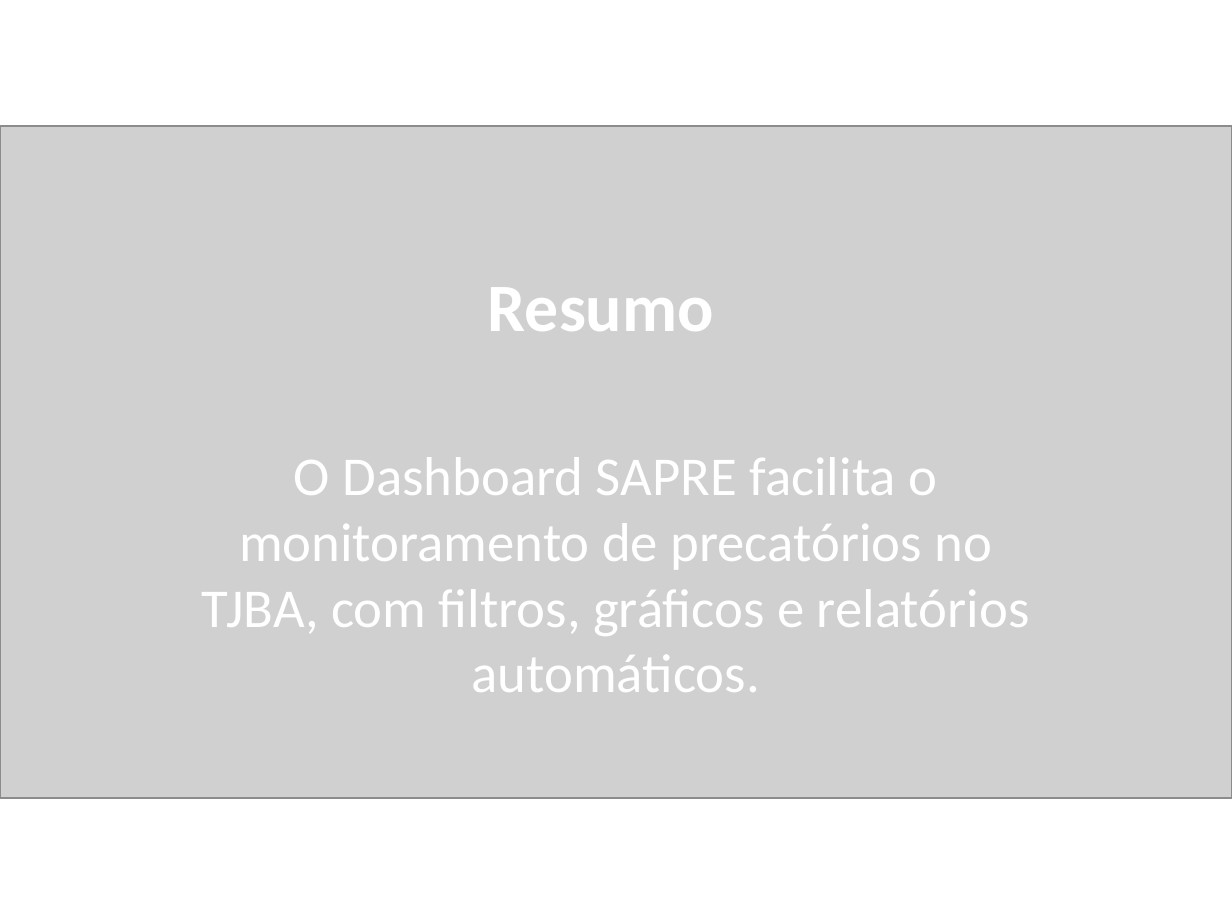
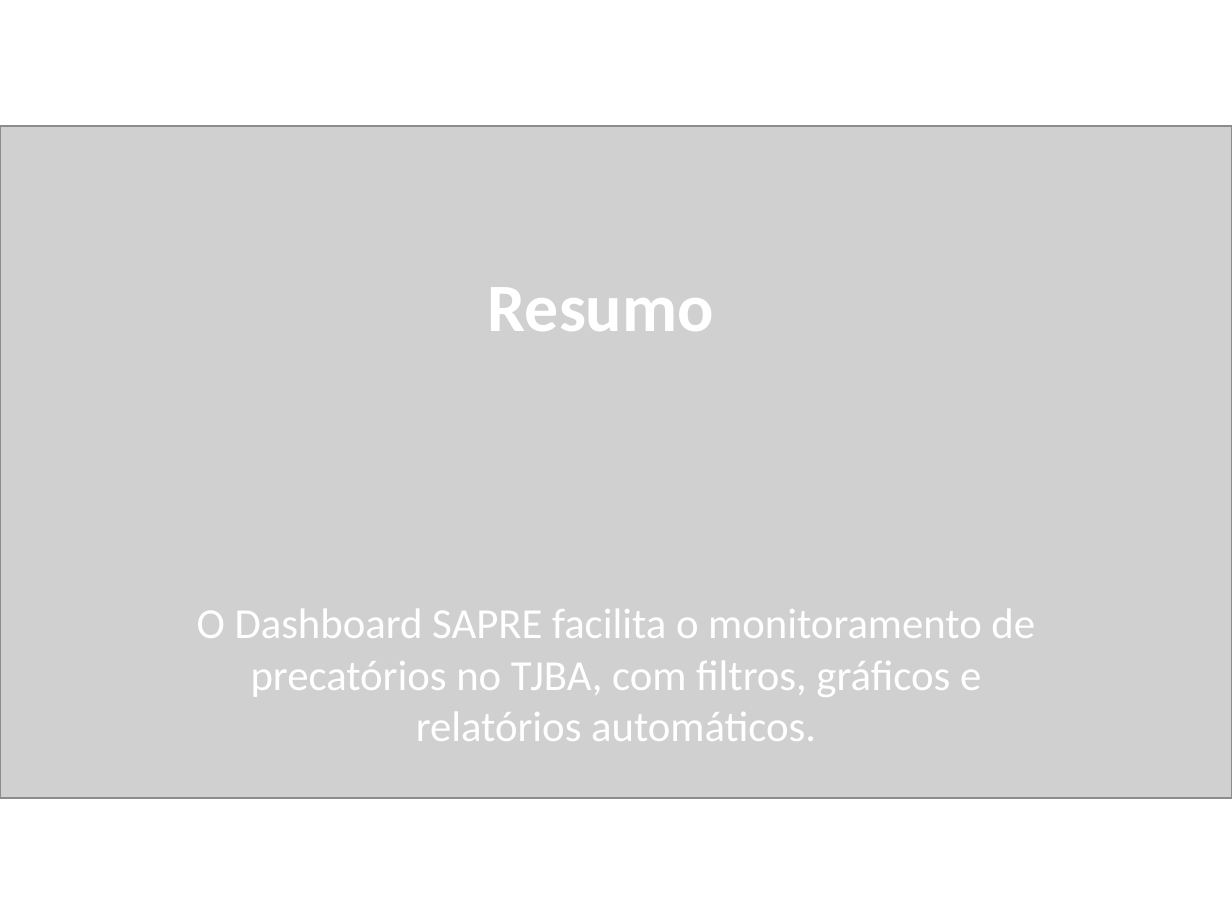
Before and after one commit to projetosapre/SapreProject, a slide deck: slide 4 of Dashboard_SAPRE.pptx (slide 3 before the commit). Drawn at 1232x924 pixels with LibreOffice and Linux fonts; fonts in the diff are those of the drawing; grey boxes stand for pictures. Boxes give left, top, right and bottom in pixels: in the first picture for what was removed or moved away, otherwise in the second. Text is boxed around its words. In the diff, an @@ line names an element or a change of style, - is before the commit and + after.

```diff
--- a/Dashboard_SAPRE.pptx
+++ b/Dashboard_SAPRE.pptx
@@ text "O Dashboard SAPRE facilita o ...": place and size @@
-text "O Dashboard SAPRE facilita o ..." at [201,457,1030,692]
+text "O Dashboard SAPRE facilita o ..." at [197,609,1035,741]
@@ text "O Dashboard SAPRE facilita o ..." at [197,609,1035,741]: size 32 to 25 pt; less space between paragraphs @@
```
Also in this commit, not shown: 8 other slides changed, 2 slides added.
